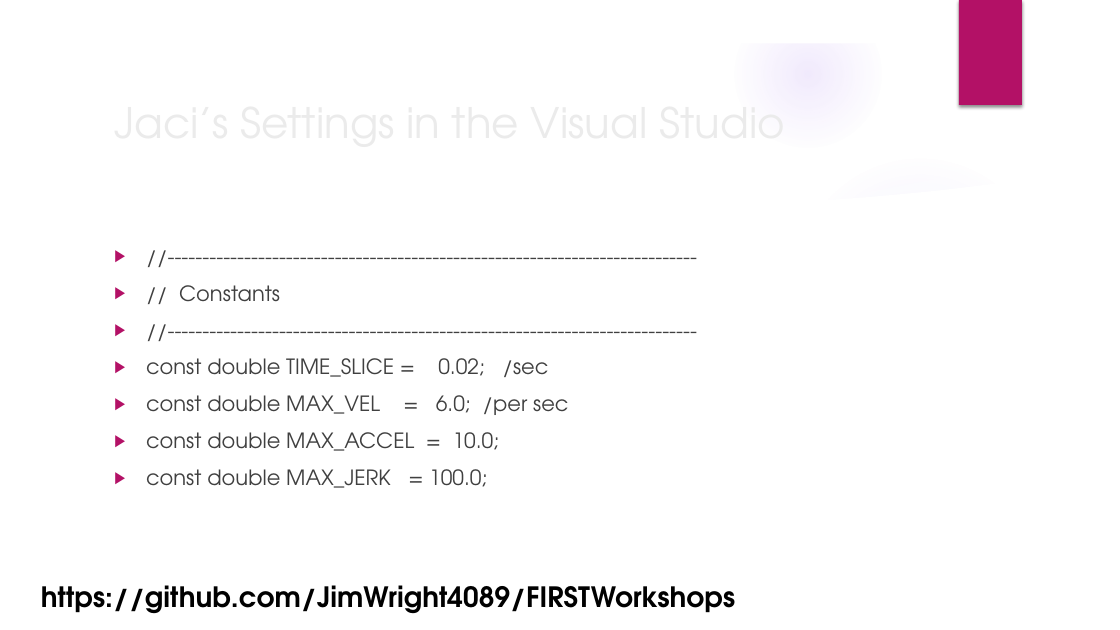
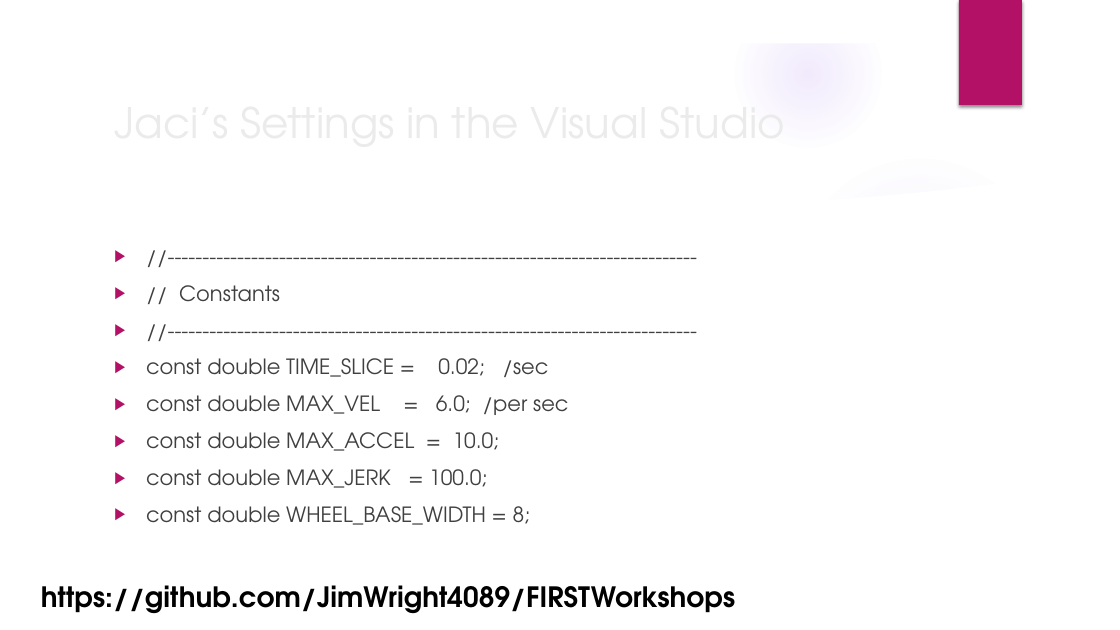
Before and after one commit to JimWright4089/FIRSTWorkshops, a slide deck: slide 21 of FTC/2018/Advanced FTC Code.pptx. Drawn at 1120x630 pixels with LibreOffice and Linux fonts; fonts in the diff are those of the drawing; background and template pictures are left out. Boxes give left, top, right and bottom in pixels: in the first picture for what was removed or moved away, otherwise in the second. Text is boxed around its words. In the diff, an @@ line names an element or a change of style, - is before the commit and + after.

Commit message:
Add the wheel base as a const

```diff
--- a/FTC/2018/Advanced FTC Code.pptx
+++ b/FTC/2018/Advanced FTC Code.pptx
@@ text at [146, 506, 530, 525]: paragraph added @@
+▶ const double WHEEL_BASE_WIDTH = 8;
```
Also in this commit, not shown: 1 other slide changed, 11 other files.
